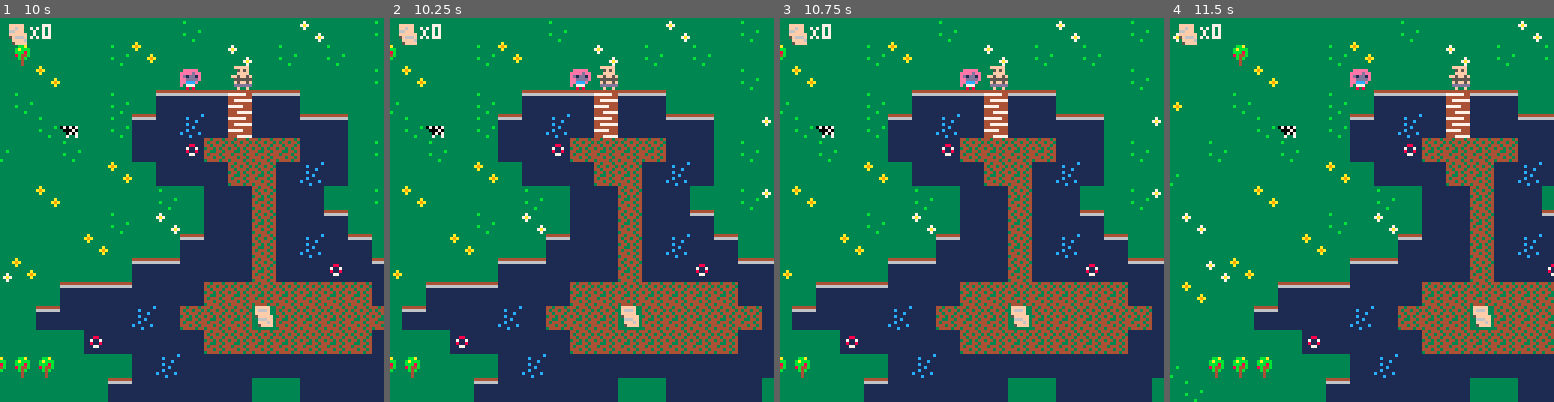
Above: before the commit, frames 1-4 (left to right).
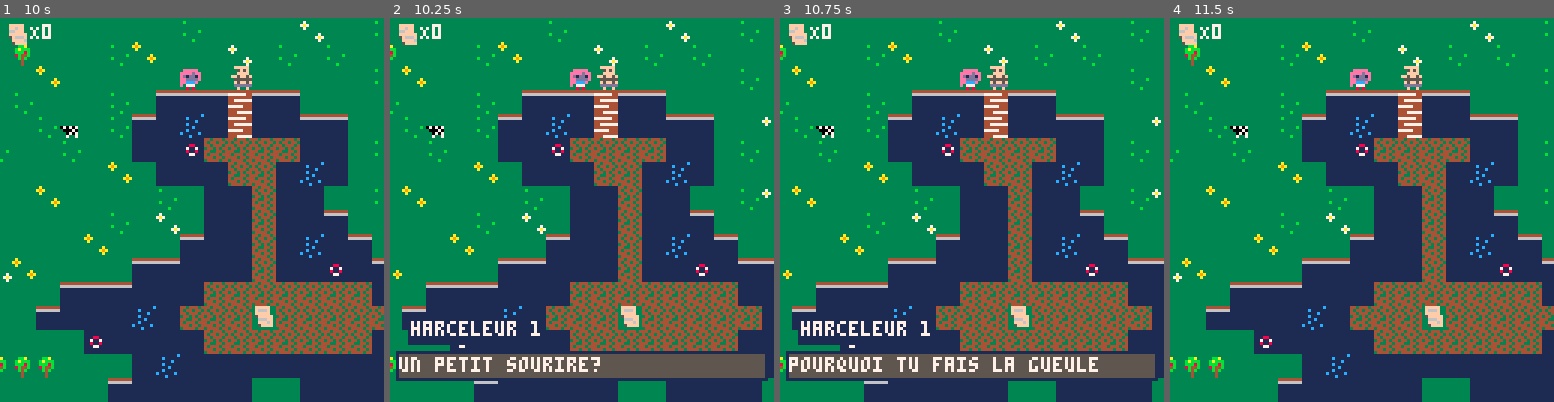
Above: after the commit, the same moments.

Repository: sarahwatremet/pico8_game
Game: PICO-8 cartridge diana_warrior.p8
The game is run twice, just before and just after one commit, with the same random seed, the same clock (stepped at 60 frames per second) and the same inputs.
Inputs:
- Up to frame 1 (10 s): tap X (X key) at 0.33, 0.7, 1.43, 2.58, 3.1, 3.62, 4.13, 4.65, 5.17, 5.68, 6.2, 6.72, 7.23, 7.75, 8.27, 8.78, 9.3, 9.82 s; hold Right 2.33-3.33 s; hold Right 3.38-4.22 s; hold Up 4.27-4.67 s; hold Right 4.72-5.72 s; hold Down 5.77-6.1 s; hold Left 6.15-6.98 s; hold Right 7.03-8.03 s; hold Right 8.08-8.92 s; hold Up 8.97-9.37 s; hold Right from 9.42 s (still down)
- Up to frame 2 (10.25 s): keep holding Right
- Up to frame 3 (10.75 s): tap X (X key) at 10.33 s; release Right at 10.42 s; hold Down from 10.47 s (still down)
- Up to frame 4 (11.5 s): release Down at 10.8 s; tap X (X key) at 10.85, 11.37 s; hold Left from 10.85 s (still down)

Frame 1 is identical in both runs. In frame 2, 7.8% of the frame differs, in the area x 1-99%, y 78-95%; in frame 3, 7.8%; in frame 4, 32%, in the area x 0-100%, y 0-100%.

Commit message:
Add files via upload

Diff:
--- a/diana_warrior.p8
+++ b/diana_warrior.p8
@@ -6,13 +6,18 @@
 function _init()
 	create_player()
  --create_enemies()
-
-
-end
+	init_msg()
+
+	end
+
+
 
 function _update()
+if not msg_list[1] then
  player_movement()
+ end
  update_camera()
+ update_msg()
 
 end
 
@@ -22,6 +27,7 @@
 	draw_player()
 --	draw_enemies()
 	draw_ui()
+	draw_msg()
 
 end
 -->8
@@ -60,14 +66,22 @@
   end
 
   function interact(x,y)
-  if check_flag(1,x,y) then
+  	if check_flag(1,x,y) then
   pick_up_pages(x,y)
-  else if check_flag(2,x,y)
-  and p.pages==3 then
+  	else if check_flag(2,x,y)
+  	and p.pages==3 then
   open_door(x,y)
   end
+  end
+  --message
+  	if x==20 and y==2 then
+  sfx(3)
+  start_dialogue("harceleur 1","diana","un petit sourire?","...","pourquoi tu fais la gueule","...","vas-y degage salope","fuck le patriarcat")
+--  create_msg("harceleur 1","un petit sourire?","pourquoi tu fais la gueule?","vas-y degage salope")
+	--	create_msg("diana","...","...","fuck le patriarcat !")
+  end
 			end
-  end
+
 -->8
 --map
 
@@ -121,6 +135,60 @@
 
 
 
+
+-->8
+--message
+
+function init_msg()
+msg_list={}
+current_speaker=""
+pnj_name="harceleur 1"
+player_name="diana"
+
+end
+
+function  create_msg(name,...)
+	msg_title=name
+	messages={...}
+end
+
+
+function start_dialogue(pnj_name,player_name, ...)
+current_speaker=pnj_name
+pnj_name=harceleur
+player_name=diana
+msg_list={...}
+end
+
+function switch_speaker()
+if current_speaker==pnj_name then
+current_speaker=player_name
+
+else
+current_speaker=pnj_name
+end
+end
+
+
+function update_msg()
+if (btn(❎))then
+deli(msg_list,1)
+switch_speaker()
+--and messages2[1]
+end
+end
+
+
+function draw_msg()
+if msg_list[1] then
+local y=100
+rectfill(6,y,6+#current_speaker*4,y+8,1)
+print(current_speaker,7,y+1,7)
+rectfill(2,y+11,125,y+20,5)
+rect(2,y+11,125,y+20,1)
+print(msg_list[1],3,y+13,7)
+end
+end
 
 __gfx__
 0000000000000000333333333a3333333333333333333333444444449aa9aaa93333333366666666666666666666667433333365333333333333333333333333
Not shown, changed: the sound effects (__sfx__) section of diana_warrior.p8
